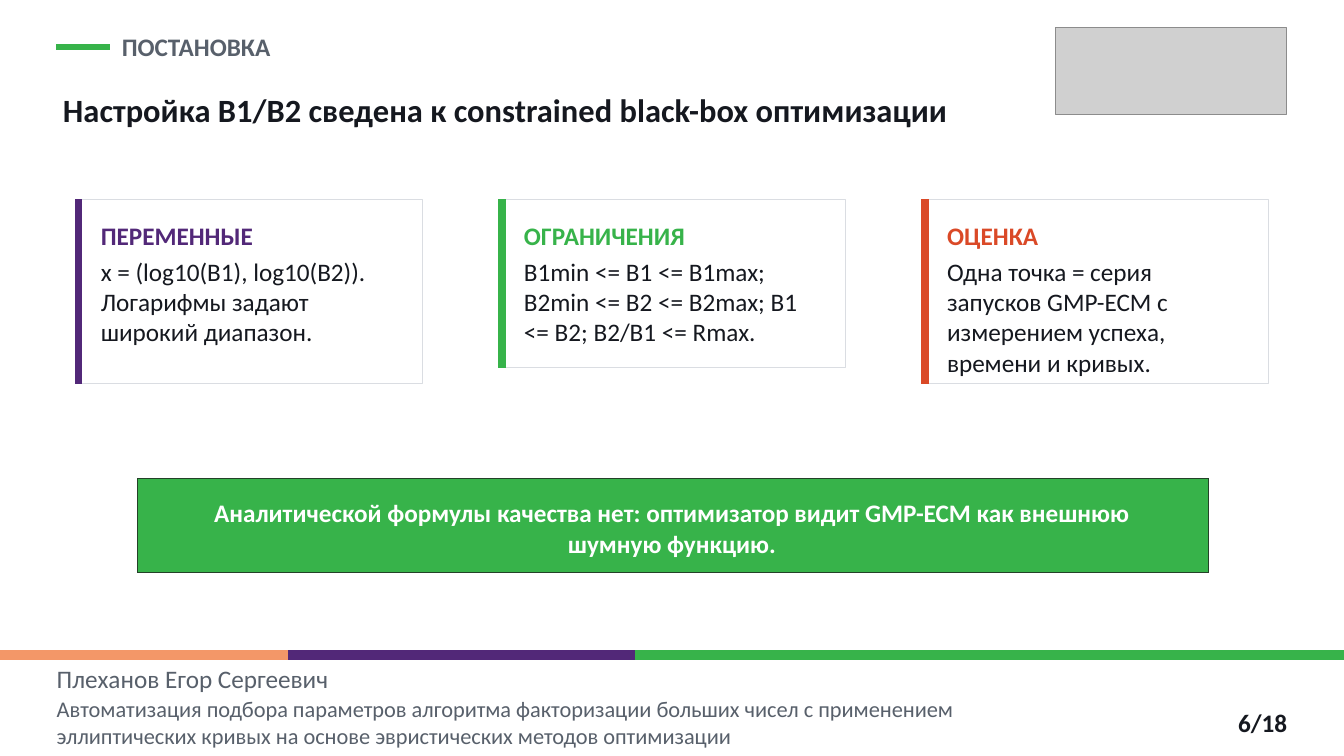
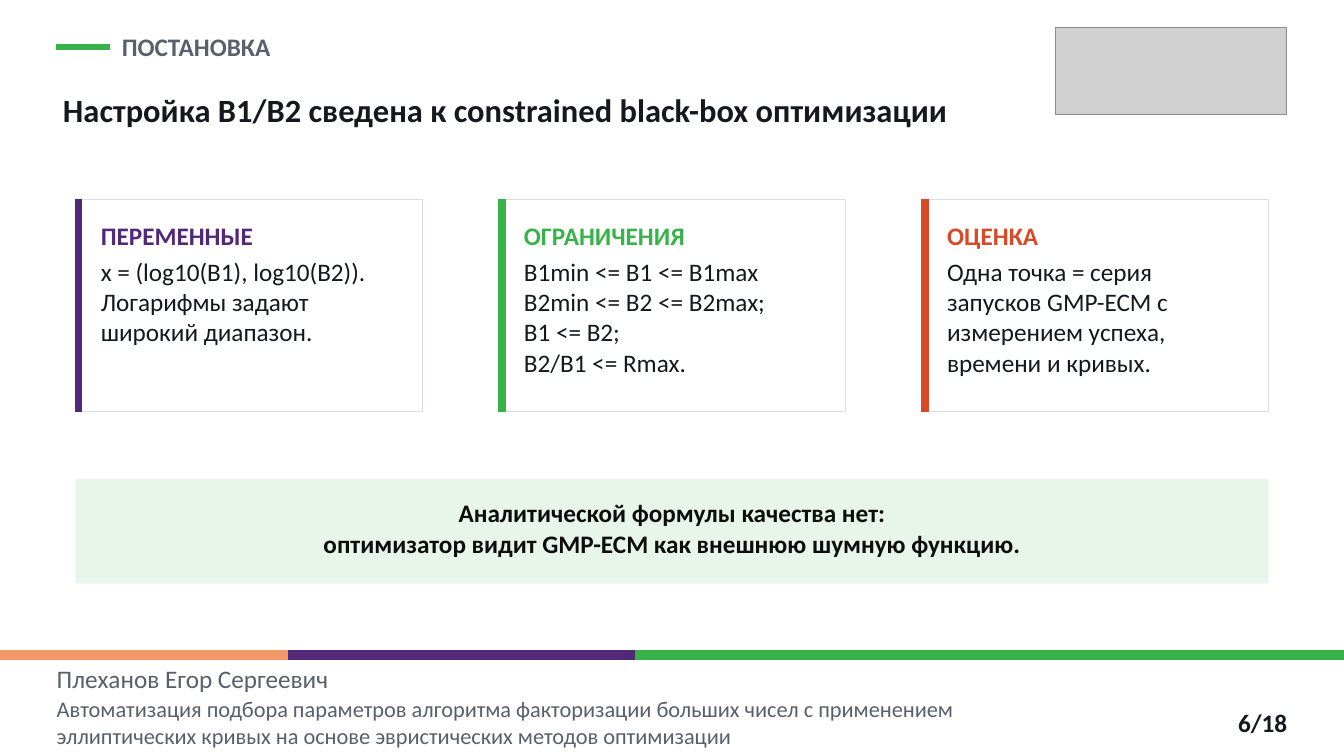
Before and after one commit to EgorPlehanov/ecm-evolutionary-optimization, a slide deck: slide 6 of REPORTS/06_thesis_defense_presentation/Plekhanov_thesis_defense_ECM_parameter_optimization_polytech.pptx. Drawn at 1344x756 pixels with LibreOffice and Linux fonts; fonts in the diff are those of the drawing; grey boxes stand for pictures. Boxes give left, top, right and bottom in pixels: in the first picture for what was removed or moved away, otherwise in the second. Text is boxed around its words. In the diff, an @@ line names an element or a change of style, - is before the commit and + after.

```diff
--- a/REPORTS/06_thesis_defense_presentation/Plekhanov_thesis_defense_ECM_parameter_optimization_polytech.pptx
+++ b/REPORTS/06_thesis_defense_presentation/Plekhanov_thesis_defense_ECM_parameter_optimization_polytech.pptx
@@ rectangle: place and size @@
-rectangle at <box>76,200,422,383</box>
+rectangle at <box>76,200,422,411</box>
@@ rectangle: place and size @@
-rectangle at <box>76,200,82,383</box>
+rectangle at <box>76,200,82,411</box>
@@ rectangle: place and size @@
-rectangle at <box>499,200,846,368</box>
+rectangle at <box>499,200,846,411</box>
@@ rectangle: place and size @@
-rectangle at <box>499,200,505,368</box>
+rectangle at <box>499,200,505,411</box>
@@ rectangle: place and size @@
-rectangle at <box>923,200,1269,383</box>
+rectangle at <box>923,200,1269,411</box>
@@ rectangle: place and size @@
-rectangle at <box>923,200,929,383</box>
+rectangle at <box>923,200,929,411</box>
@@ text at <box>524,263,765,373</box>: text changed @@
-B1min <= B1 <= B1max; B2min <= B2 <= B2max; B1 <= B2; B2/B1 <= Rmax.
+B1min <= B1 <= B1max
+B2min <= B2 <= B2max;
+B1 <= B2;
+B2/B1 <= Rmax.
@@ rectangle: place and size @@
-rectangle at <box>137,479,1208,573</box>
+rectangle at <box>76,479,1268,584</box>
@@ rectangle at <box>76,479,1268,584</box>: fill #37B34A to #E8F5EA; outline #244128 0 pt to none @@
@@ text at <box>323,504,1020,557</box>: text changed; text colour #FFFFFF to #0D0D0D @@
-Аналитической формулы качества нет: оптимизатор видит GMP-ECM как внешнюю шумную функцию.
+Аналитической формулы качества нет:
+оптимизатор видит GMP-ECM как внешнюю шумную функцию.
```
Also in this commit, not shown: 10 other slides changed, 3 other files.
